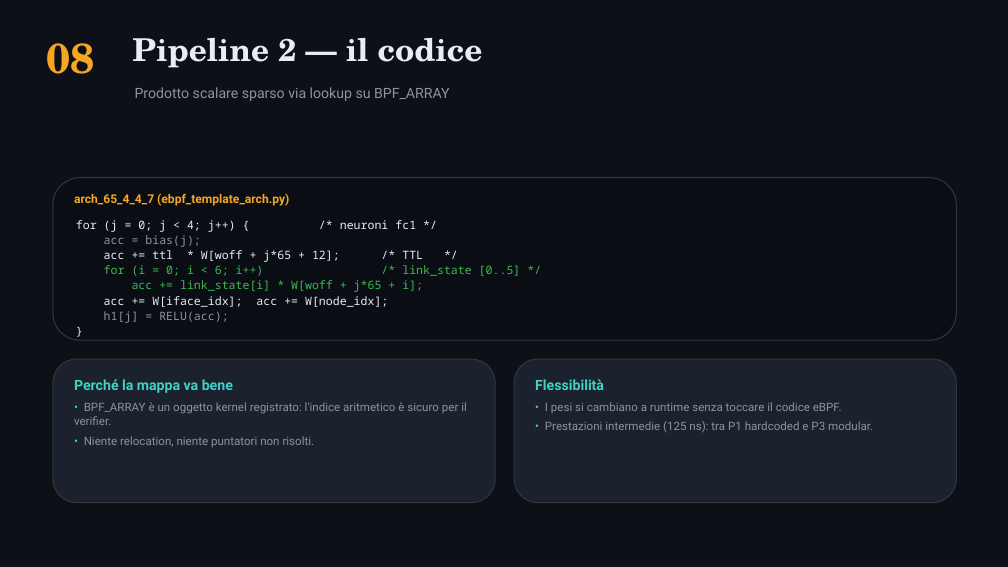
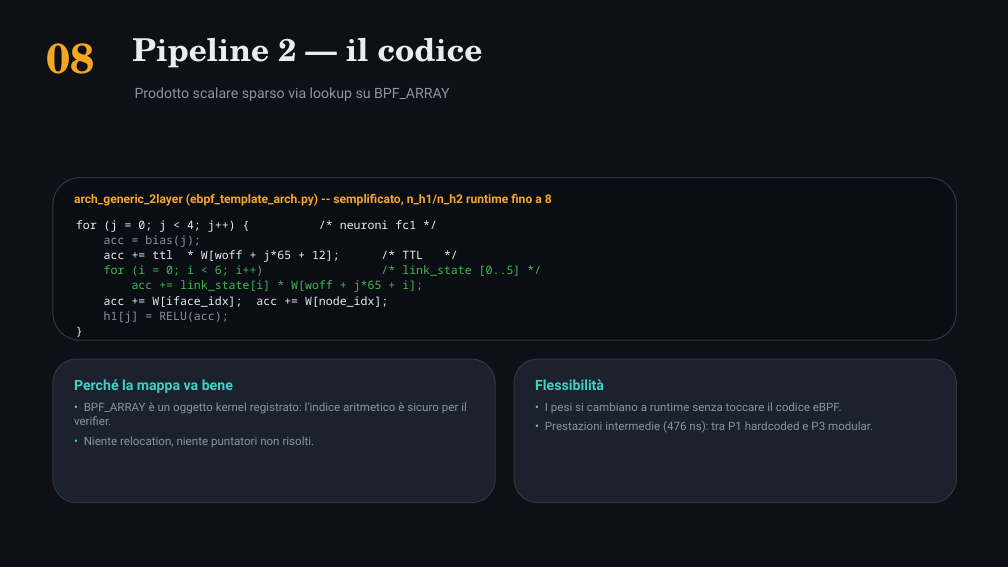
Before and after one commit to ettore-cantile/ipa_lab, a slide deck: slide 9 of docs/IPA_eBPF_pipelines.pptx. Drawn at 1008x567 pixels with LibreOffice and Linux fonts; fonts in the diff are those of the drawing. Boxes give left, top, right and bottom in pixels: in the first picture for what was removed or moved away, otherwise in the second. Text is boxed around its words. In the diff, an @@ line names an element or a change of style, - is before the commit and + after.

```diff
--- a/docs/IPA_eBPF_pipelines.pptx
+++ b/docs/IPA_eBPF_pipelines.pptx
@@ text at bbox=[74, 193, 552, 206]: text changed @@
-arch_65_4_4_7 (ebpf_template_arch.py)
+arch_generic_2layer (ebpf_template_arch.py) -- semplificato, n_h1/n_h2 runtime fino a 8
@@ text at bbox=[545, 421, 873, 432]: text changed @@
-• Prestazioni intermedie (125 ns): tra P1 hardcoded e P3 modular.
+• Prestazioni intermedie (476 ns): tra P1 hardcoded e P3 modular.
```
Also in this commit, not shown: 6 other slides changed.
